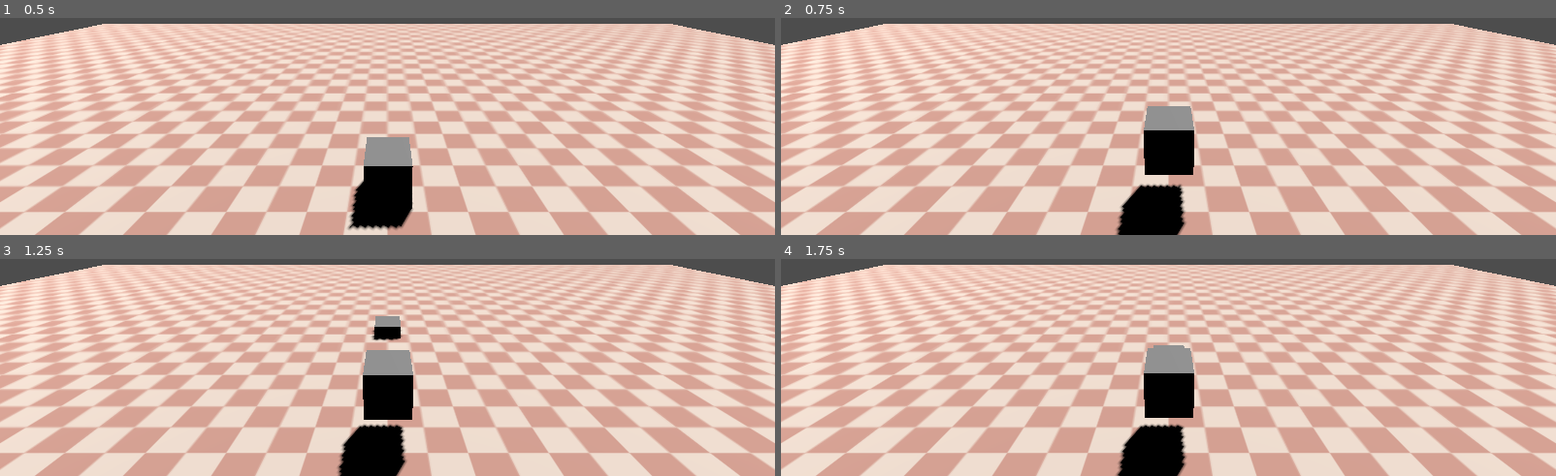
Above: before the commit, frames 1-4 (two rows, left to right).
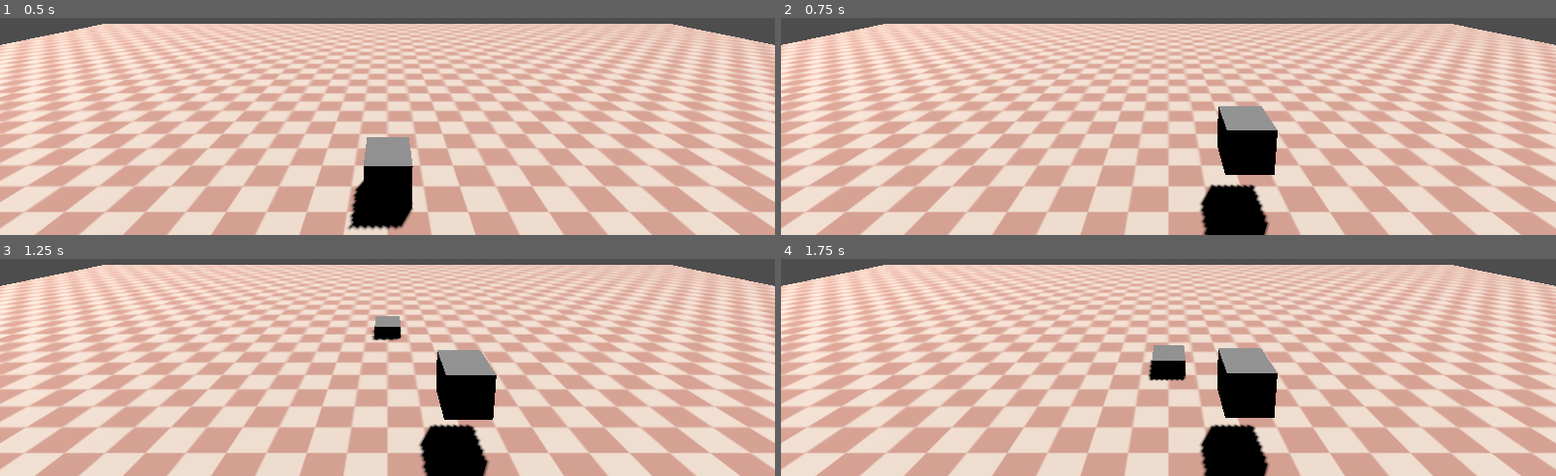
Above: after the commit, the same moments.

Repository: edot9241/godot-tests
Game: Godot game, scene res://world.tscn
The game is run twice, just before and just after one commit, with the same random seed, the same clock (stepped at 60 frames per second) and the same inputs.
Inputs:
- Up to frame 1 (0.5 s): no input
- Up to frame 2 (0.75 s): tap Enter (ui_accept) at 0.5 s; hold D (move_right) from 0.53 s (still down)
- Up to frame 3 (1.25 s): keep holding D (move_right); tap Enter (ui_accept) at 0.77 s
- Up to frame 4 (1.75 s): release D (move_right) at 1.28 s; hold A (move_left) from 1.28 s (still down); tap Enter (ui_accept) at 1.52 s

Frame 1 is identical in both runs. In frame 2, 7.9% of the frame differs, in the area x 43-65%, y 40-100%; in frame 3, 8.0%, in the area x 43-65%, y 41-100%; in frame 4, 7.6%.

Commit message:
new movement techniuqe

Diff:
--- a/player/PlayerController.gd
+++ b/player/PlayerController.gd
@@ -3,10 +3,26 @@
 
 const SPEED = 5.0
 const JUMP_VELOCITY = 4.5
-var step_size = global_transform.basis.x.length() + global_transform.basis.x.length() / 3
+var step_size = 1
+var is_moving = false
+var root_pos = self.global_position.x
 
 # Get the gravity from the project settings to be synced with RigidBody nodes.
 var gravity = ProjectSettings.get_setting("physics/3d/default_gravity")
+
+func _input(event):
+	# todo: the z coordinate is the last pos, so when jumping and moving left and right we stuck at that pos
+	var pos_x = self.global_position.x
+	if event.is_action_pressed("move_right"):
+		if pos_x == root_pos or pos_x == root_pos -step_size:
+			self.global_position = Vector3(self.global_position.y + step_size, self.global_position.y, self.global_position.z)
+	elif event.is_action_pressed("move_left"):
+		print("left")
+		print(pos_x)
+		print(root_pos)
+		print(step_size)
+		if pos_x == root_pos or pos_x == root_pos + step_size:
+			self.global_position = Vector3(self.global_position.y - step_size, self.global_position.y, self.global_position.z)
 
 
 func _physics_process(delta):
@@ -18,19 +34,7 @@
 	if Input.is_action_just_pressed("ui_accept") and is_on_floor():
 		velocity.y = JUMP_VELOCITY
 
-	# Get the input direction and handle the movement/deceleration.
-	var x_axis_input = Input.get_axis("move_left", "move_right")
-
-	print(x_axis_input)
-	# if x_axis_input < 0:
-	# 	var target_pos = Vector3(global_transform.basis.x.x - step_size, 0, 0)
-	# 	var direction = global_position.direction_to(target_pos)
-	# 	velocity = direction * SPEED
-	# 	print("left")
-	# elif x_axis_input > 0:
-	# 	var target_pos = Vector3(global_transform.basis.x.x - step_size, 0, 0)
-	# 	var direction = global_position.direction_to(target_pos)
-	# 	velocity = direction * SPEED
-	# 	print("right")
+	# if not Input.is_action_pressed("move_left") and is_moving or not Input.is_action_pressed("move_right") and is_moving:
+	# 	is_moving = false
 
 	move_and_slide()
